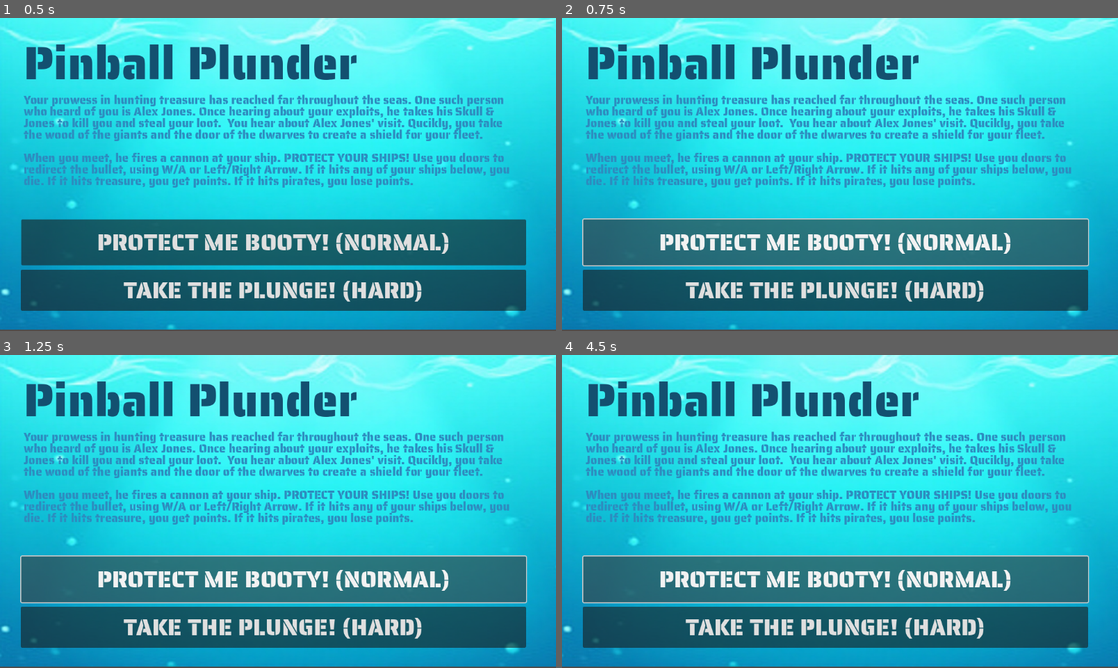
Above: before the commit, frames 1-4 (two rows, left to right).
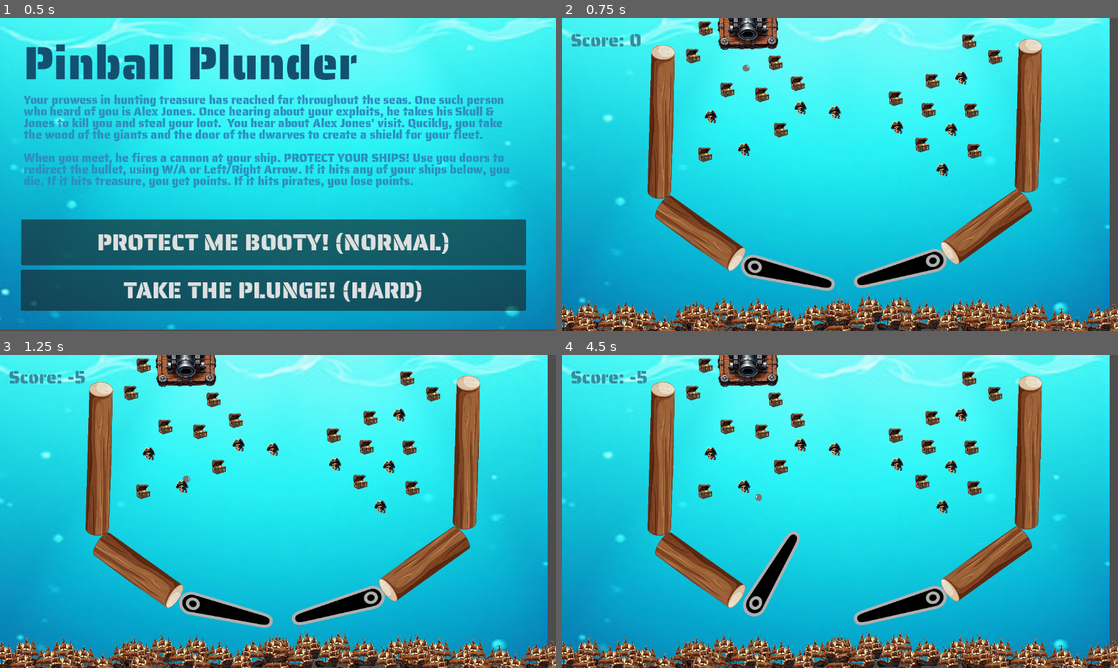
Above: after the commit, the same moments.

Repository: amodhakal/pinball-plunder
Game: Godot game, scene res://scenes/Title.tscn
Two runs of this game, one before a commit and one after it. Both use one fixed random seed, a clock stepped at 60 frames per second and the inputs below. Sound files missing from this copy of the repository are replaced by a short silence.
Inputs (mouse positions are in pixels of both pictures, inside the frame that each line leads up to):
- Up to frame 1 (0.5 s): no input
- Up to frame 2 (0.75 s): click "PROTECT ME BOOTY! (NORMAL)" at 0.5 s
- Up to frame 3 (1.25 s): no input
- Up to frame 4 (4.5 s): click (834, 580) at 1.25 s, where only the run before the commit has a clickable "PROTECT ME BOOTY! (NORMAL)"; click (834, 627) at 2 s, where only the run before the commit has a clickable "TAKE THE PLUNGE! (HARD)"; tap Enter at 2.75 s; hold D (flip_right) 2.78-3.5 s; click "PROTECT ME BOOTY! (NORMAL)" (after the commit: "Restart Game") at 3.5 s; tap Space at 4.25 s; hold A (flip_left) from 4.28 s (still down)

Frame 1 is identical in both runs. In frame 2, 55% of the frame differs, in the area x 0-100%, y 0-100%; in frame 3, 55%; in frame 4, 55%.
Error before the commit: Parse Error: Unexpected "[" in class body. (res://scenes/Game.tscn::GDScript_qwqy3:26)

Commit message:
Fix the previous PR

Diff:
--- a/scenes/Game.tscn
+++ b/scenes/Game.tscn
@@ -7,15 +7,12 @@
 [ext_resource type="Texture2D" uid="uid://bs67gss42v31x" path="res://assets/ball.png" id="5_4nvdx"]
 [ext_resource type="Script" path="res://scripts/right_flipper.gd" id="5_ds74c"]
 [ext_resource type="Texture2D" uid="uid://dchbodow31k6x" path="res://assets/ship.png" id="6_11a6p"]
-[ext_resource type="Texture2D" uid="uid://dg2dg4a88kmga" path="res://assets/cannon.png" id="8_3cfb1"]
 [ext_resource type="Script" path="res://scripts/left_flipper.gd" id="8_ifxht"]
 [ext_resource type="Texture2D" uid="uid://dou8vkm6u1mno" path="res://assets/log.png" id="9_5ktfj"]
 [ext_resource type="Texture2D" uid="uid://dxqxgxemh0xqh" path="res://assets/truecannon.png" id="9_y32yo"]
-[ext_resource type="Script" path="res://scenes/hard_cannon.gd" id="10_jvp2g"]
 [ext_resource type="PackedScene" uid="uid://v4rfn8tctwr6" path="res://components/treasure.tscn" id="10_b7dcs"]
 [ext_resource type="PackedScene" uid="uid://s405trtatv01" path="res://components/pirate.tscn" id="11_rfaa5"]
 [ext_resource type="FontFile" uid="uid://ccxcgubjyyj7l" path="res://fonts/SairaStencilOne-Regular.ttf" id="12_b8suw"]
-
 
 [sub_resource type="GDScript" id="GDScript_qwqy3"]
 script/source = "extends RigidBody2D
@@ -42,6 +39,7 @@
 		velocity.y = abs(velocity.y)  # Reverse Y direction (bounce down)
 	elif position.y > screen_rect.position.y + screen_rect.size.y:  # Ball goes beyond the bottom
 		velocity.y = -abs(velocity.y)  # Reverse Y direction (bounce up)
+"
 
 [sub_resource type="CircleShape2D" id="CircleShape2D_gfh5p"]
 radius = 7.0
@@ -55,13 +53,6 @@
 [sub_resource type="SegmentShape2D" id="SegmentShape2D_hmtb6"]
 a = Vector2(25.8662, -6.5527)
 b = Vector2(-280.15, -4.03076)
-
-[sub_resource type="RectangleShape2D" id="RectangleShape2D_csjai"]
-size = Vector2(1182, 7)
-
-[sub_resource type="SegmentShape2D" id="SegmentShape2D_m7vtm"]
-a = Vector2(-10, 308)
-b = Vector2(155, 420)
 
 [sub_resource type="SegmentShape2D" id="SegmentShape2D_hihjl"]
 a = Vector2(-137.994, 2.38458)
@@ -110,11 +101,11 @@
 metadata/name = "ball"
 
 [node name="CollisionShape2D" type="CollisionShape2D" parent="BallPhysics"]
-position = Vector2(629.5, 43.8607)
+position = Vector2(387.5, 27.8607)
 shape = SubResource("CircleShape2D_gfh5p")
 
 [node name="Ball" type="Sprite2D" parent="BallPhysics"]
-position = Vector2(629.5, 43.8607)
+position = Vector2(387.5, 27.8607)
 scale = Vector2(0.197369, 0.180545)
 texture = ExtResource("5_4nvdx")
 
@@ -128,7 +119,7 @@
 
 [node name="Ball" type="Sprite2D" parent="HardBallPhysics"]
 position = Vector2(396, 32)
-scale = Vector2(0.473684, 0.433307)
+scale = Vector2(0.197, 0.181)
 texture = ExtResource("5_4nvdx")
 
 [node name="LeftFlipper" type="RigidBody2D" parent="."]
@@ -185,24 +176,6 @@
 scale = Vector2(0.727046, 0.75775)
 shape = SubResource("RectangleShape2D_alcxu")
 
-[node name="Cannon" type="Sprite2D" parent="."]
-position = Vector2(569, 37)
-rotation = 0.0152637
-scale = Vector2(0.53525, -0.210176)
-texture = ExtResource("8_3cfb1")
-
-[node name="Timer" type="Timer" parent="Cannon"]
-process_callback = 0
-one_shot = true
-autostart = true
-
-[node name="CollisionShape2D2" type="CollisionShape2D" parent="TopWall"]
-position = Vector2(-1054.9, 2057.91)
-rotation = 1.58857
-scale = Vector2(3.84339, -4.47546)
-skew = -0.0046674
-shape = SubResource("RectangleShape2D_csjai")
-
 [node name="Logs" type="StaticBody2D" parent="."]
 
 [node name="LogSprite2" type="Sprite2D" parent="Logs"]
@@ -272,6 +245,261 @@
 scale = Vector2(0.128402, 0.116188)
 texture = ExtResource("6_11a6p")
 
+[node name="Ship2" type="Sprite2D" parent="Area2D"]
+position = Vector2(576, 612)
+scale = Vector2(0.128402, 0.116188)
+texture = ExtResource("6_11a6p")
+
+[node name="Ship4" type="Sprite2D" parent="Area2D"]
+position = Vector2(704, 605)
+scale = Vector2(-0.128, 0.116188)
+texture = ExtResource("6_11a6p")
+
+[node name="Ship5" type="Sprite2D" parent="Area2D"]
+position = Vector2(862, 610)
+scale = Vector2(0.128402, 0.116188)
+texture = ExtResource("6_11a6p")
+
+[node name="Ship8" type="Sprite2D" parent="Area2D"]
+position = Vector2(828, 614)
+scale = Vector2(-0.128, 0.116188)
+texture = ExtResource("6_11a6p")
+
+[node name="Ship11" type="Sprite2D" parent="Area2D"]
+position = Vector2(715, 634)
+scale = Vector2(0.128402, 0.116188)
+texture = ExtResource("6_11a6p")
+
+[node name="Ship12" type="Sprite2D" parent="Area2D"]
+position = Vector2(672, 621)
+scale = Vector2(0.128402, 0.116188)
+texture = ExtResource("6_11a6p")
+
+[node name="Ship15" type="Sprite2D" parent="Area2D"]
+position = Vector2(275.75, 619.089)
+scale = Vector2(0.128402, 0.116188)
+texture = ExtResource("6_11a6p")
+
+[node name="Ship16" type="Sprite2D" parent="Area2D"]
+position = Vector2(275.75, 619.089)
+scale = Vector2(-0.128, 0.116188)
+texture = ExtResource("6_11a6p")
+
+[node name="Ship17" type="Sprite2D" parent="Area2D"]
+position = Vector2(403.75, 612.089)
+scale = Vector2(0.128402, 0.116188)
+texture = ExtResource("6_11a6p")
+
+[node name="Ship18" type="Sprite2D" parent="Area2D"]
+position = Vector2(561.75, 617.089)
+scale = Vector2(0.128402, 0.116188)
+texture = ExtResource("6_11a6p")
+
+[node name="Ship19" type="Sprite2D" parent="Area2D"]
+position = Vector2(332.75, 611.089)
+scale = Vector2(0.128402, 0.116188)
+texture = ExtResource("6_11a6p")
+
+[node name="Ship20" type="Sprite2D" parent="Area2D"]
+position = Vector2(570.75, 642.089)
+scale = Vector2(0.128402, 0.116188)
+texture = ExtResource("6_11a6p")
+
+[node name="Ship21" type="Sprite2D" parent="Area2D"]
+position = Vector2(527.75, 621.089)
+scale = Vector2(-0.128, 0.116188)
+texture = ExtResource("6_11a6p")
+
+[node name="Ship22" type="Sprite2D" parent="Area2D"]
+position = Vector2(490.75, 643.089)
+scale = Vector2(0.128402, 0.116188)
+texture = ExtResource("6_11a6p")
+
+[node name="Ship23" type="Sprite2D" parent="Area2D"]
+position = Vector2(451.75, 626.089)
+scale = Vector2(0.128402, 0.116188)
+texture = ExtResource("6_11a6p")
+
+[node name="Ship24" type="Sprite2D" parent="Area2D"]
+position = Vector2(414.75, 641.089)
+scale = Vector2(-0.128, 0.116188)
+texture = ExtResource("6_11a6p")
+
+[node name="Ship25" type="Sprite2D" parent="Area2D"]
+position = Vector2(371.75, 628.089)
+scale = Vector2(0.128402, 0.116188)
+texture = ExtResource("6_11a6p")
+
+[node name="Ship26" type="Sprite2D" parent="Area2D"]
+position = Vector2(317.75, 636.089)
+scale = Vector2(-0.128, 0.116188)
+texture = ExtResource("6_11a6p")
+
+[node name="Ship27" type="Sprite2D" parent="Area2D"]
+position = Vector2(0.750153, 625.089)
+scale = Vector2(0.128402, 0.116188)
+texture = ExtResource("6_11a6p")
+
+[node name="Ship28" type="Sprite2D" parent="Area2D"]
+position = Vector2(0.750153, 625.089)
+scale = Vector2(0.128402, 0.116188)
+texture = ExtResource("6_11a6p")
+
+[node name="Ship29" type="Sprite2D" parent="Area2D"]
+position = Vector2(0.750153, 625.089)
+scale = Vector2(0.128402, 0.116188)
+texture = ExtResource("6_11a6p")
+
+[node name="Ship30" type="Sprite2D" parent="Area2D"]
+position = Vector2(128.75, 618.089)
+scale = Vector2(0.128402, 0.116188)
+texture = ExtResource("6_11a6p")
+
+[node name="Ship31" type="Sprite2D" parent="Area2D"]
+position = Vector2(286.75, 623.089)
+scale = Vector2(0.128402, 0.116188)
+texture = ExtResource("6_11a6p")
+
+[node name="Ship32" type="Sprite2D" parent="Area2D"]
+position = Vector2(57.7502, 617.089)
+scale = Vector2(-0.128, 0.116188)
+texture = ExtResource("6_11a6p")
+
+[node name="Ship34" type="Sprite2D" parent="Area2D"]
+position = Vector2(252.75, 627.089)
+scale = Vector2(0.128402, 0.116188)
+texture = ExtResource("6_11a6p")
+
+[node name="Ship35" type="Sprite2D" parent="Area2D"]
+position = Vector2(215.75, 649.089)
+scale = Vector2(-0.128, 0.116188)
+texture = ExtResource("6_11a6p")
+
+[node name="Ship36" type="Sprite2D" parent="Area2D"]
+position = Vector2(176.75, 632.089)
+scale = Vector2(-0.128, 0.116188)
+texture = ExtResource("6_11a6p")
+
+[node name="Ship39" type="Sprite2D" parent="Area2D"]
+position = Vector2(42.7502, 642.089)
+scale = Vector2(0.128402, 0.116188)
+texture = ExtResource("6_11a6p")
+
+[node name="Ship41" type="Sprite2D" parent="Area2D"]
+position = Vector2(855.75, 626.089)
+scale = Vector2(0.128402, 0.116188)
+texture = ExtResource("6_11a6p")
+
+[node name="Ship43" type="Sprite2D" parent="Area2D"]
+position = Vector2(983.75, 619.089)
+scale = Vector2(-0.128, 0.116188)
+texture = ExtResource("6_11a6p")
+
+[node name="Ship44" type="Sprite2D" parent="Area2D"]
+position = Vector2(1141.75, 624.089)
+scale = Vector2(0.128402, 0.116188)
+texture = ExtResource("6_11a6p")
+
+[node name="Ship45" type="Sprite2D" parent="Area2D"]
+position = Vector2(912.75, 618.089)
+scale = Vector2(-0.128, 0.116188)
+texture = ExtResource("6_11a6p")
+
+[node name="Ship46" type="Sprite2D" parent="Area2D"]
+position = Vector2(1150.75, 649.089)
+scale = Vector2(0.128402, 0.116188)
+texture = ExtResource("6_11a6p")
+
+[node name="Ship47" type="Sprite2D" parent="Area2D"]
+position = Vector2(1107.75, 628.089)
+scale = Vector2(0.128402, 0.116188)
+texture = ExtResource("6_11a6p")
+
+[node name="Ship3" type="Sprite2D" parent="Area2D"]
+position = Vector2(576, 612)
+scale = Vector2(-0.128, 0.116188)
+texture = ExtResource("6_11a6p")
+
+[node name="Ship6" type="Sprite2D" parent="Area2D"]
+position = Vector2(633, 604)
+scale = Vector2(0.128402, 0.116188)
+texture = ExtResource("6_11a6p")
+
+[node name="Ship7" type="Sprite2D" parent="Area2D"]
+position = Vector2(871, 635)
+scale = Vector2(0.128402, 0.116188)
+texture = ExtResource("6_11a6p")
+
+[node name="Ship9" type="Sprite2D" parent="Area2D"]
+position = Vector2(791, 636)
+scale = Vector2(0.128402, 0.116188)
+texture = ExtResource("6_11a6p")
+
+[node name="Ship10" type="Sprite2D" parent="Area2D"]
+position = Vector2(752, 619)
+scale = Vector2(0.128402, 0.116188)
+texture = ExtResource("6_11a6p")
+
+[node name="Ship13" type="Sprite2D" parent="Area2D"]
+position = Vector2(618, 629)
+scale = Vector2(0.128402, 0.116188)
+texture = ExtResource("6_11a6p")
+
+[node name="Ship14" type="Sprite2D" parent="Area2D"]
+position = Vector2(275.75, 619.089)
+scale = Vector2(0.128402, 0.116188)
+texture = ExtResource("6_11a6p")
+
+[node name="Ship33" type="Sprite2D" parent="Area2D"]
+position = Vector2(295.75, 648.089)
+scale = Vector2(-0.128, 0.116188)
+texture = ExtResource("6_11a6p")
+
+[node name="Ship37" type="Sprite2D" parent="Area2D"]
+position = Vector2(139.75, 647.089)
+scale = Vector2(-0.128, 0.116188)
+texture = ExtResource("6_11a6p")
+
+[node name="Ship38" type="Sprite2D" parent="Area2D"]
+position = Vector2(96.7502, 634.089)
+scale = Vector2(0.128402, 0.116188)
+texture = ExtResource("6_11a6p")
+
+[node name="Ship40" type="Sprite2D" parent="Area2D"]
+position = Vector2(855.75, 626.089)
+scale = Vector2(-0.128, 0.116188)
+texture = ExtResource("6_11a6p")
+
+[node name="Ship42" type="Sprite2D" parent="Area2D"]
+position = Vector2(855.75, 626.089)
+scale = Vector2(0.128402, 0.116188)
+texture = ExtResource("6_11a6p")
+
+[node name="Ship51" type="Sprite2D" parent="Area2D"]
+position = Vector2(951.75, 635.089)
+scale = Vector2(0.128402, 0.116188)
+texture = ExtResource("6_11a6p")
+
+[node name="Ship49" type="Sprite2D" parent="Area2D"]
+position = Vector2(1031.75, 633.089)
+scale = Vector2(0.128402, 0.116188)
+texture = ExtResource("6_11a6p")
+
+[node name="Ship48" type="Sprite2D" parent="Area2D"]
+position = Vector2(1070.75, 650.089)
+scale = Vector2(-0.128, 0.116188)
+texture = ExtResource("6_11a6p")
+
+[node name="Ship50" type="Sprite2D" parent="Area2D"]
+position = Vector2(994.75, 648.089)
+scale = Vector2(-0.128, 0.116188)
+texture = ExtResource("6_11a6p")
+
+[node name="Ship52" type="Sprite2D" parent="Area2D"]
+position = Vector2(897.75, 643.089)
+scale = Vector2(0.128402, 0.116188)
+texture = ExtResource("6_11a6p")
+
 [node name="DefaultCannon" type="Sprite2D" parent="."]
 position = Vector2(388, 13)
 rotation = -0.0166885
@@ -283,262 +511,6 @@
 rotation = 6.27443
 scale = Vector2(-0.311931, 0.265153)
 texture = ExtResource("9_y32yo")
-script = ExtResource("10_jvp2g")
-
-[node name="Ship2" type="Sprite2D" parent="Area2D"]
-position = Vector2(576, 612)
-scale = Vector2(0.128402, 0.116188)
-texture = ExtResource("6_11a6p")
-
-[node name="Ship4" type="Sprite2D" parent="Area2D"]
-position = Vector2(704, 605)
-scale = Vector2(-0.128, 0.116188)
-texture = ExtResource("6_11a6p")
-
-[node name="Ship5" type="Sprite2D" parent="Area2D"]
-position = Vector2(862, 610)
-scale = Vector2(0.128402, 0.116188)
-texture = ExtResource("6_11a6p")
-
-[node name="Ship8" type="Sprite2D" parent="Area2D"]
-position = Vector2(828, 614)
-scale = Vector2(-0.128, 0.116188)
-texture = ExtResource("6_11a6p")
-
-[node name="Ship11" type="Sprite2D" parent="Area2D"]
-position = Vector2(715, 634)
-scale = Vector2(0.128402, 0.116188)
-texture = ExtResource("6_11a6p")
-
-[node name="Ship12" type="Sprite2D" parent="Area2D"]
-position = Vector2(672, 621)
-scale = Vector2(0.128402, 0.116188)
-texture = ExtResource("6_11a6p")
-
-[node name="Ship15" type="Sprite2D" parent="Area2D"]
-position = Vector2(275.75, 619.089)
-scale = Vector2(0.128402, 0.116188)
-texture = ExtResource("6_11a6p")
-
-[node name="Ship16" type="Sprite2D" parent="Area2D"]
-position = Vector2(275.75, 619.089)
-scale = Vector2(-0.128, 0.116188)
-texture = ExtResource("6_11a6p")
-
-[node name="Ship17" type="Sprite2D" parent="Area2D"]
-position = Vector2(403.75, 612.089)
-scale = Vector2(0.128402, 0.116188)
-texture = ExtResource("6_11a6p")
-
-[node name="Ship18" type="Sprite2D" parent="Area2D"]
-position = Vector2(561.75, 617.089)
-scale = Vector2(0.128402, 0.116188)
-texture = ExtResource("6_11a6p")
-
-[node name="Ship19" type="Sprite2D" parent="Area2D"]
-position = Vector2(332.75, 611.089)
-scale = Vector2(0.128402, 0.116188)
-texture = ExtResource("6_11a6p")
-
-[node name="Ship20" type="Sprite2D" parent="Area2D"]
-position = Vector2(570.75, 642.089)
-scale = Vector2(0.128402, 0.116188)
-texture = ExtResource("6_11a6p")
-
-[node name="Ship21" type="Sprite2D" parent="Area2D"]
-position = Vector2(527.75, 621.089)
-scale = Vector2(-0.128, 0.116188)
-texture = ExtResource("6_11a6p")
-
-[node name="Ship22" type="Sprite2D" parent="Area2D"]
-position = Vector2(490.75, 643.089)
-scale = Vector2(0.128402, 0.116188)
-texture = ExtResource("6_11a6p")
-
-[node name="Ship23" type="Sprite2D" parent="Area2D"]
-position = Vector2(451.75, 626.089)
-scale = Vector2(0.128402, 0.116188)
-texture = ExtResource("6_11a6p")
-
-[node name="Ship24" type="Sprite2D" parent="Area2D"]
-position = Vector2(414.75, 641.089)
-scale = Vector2(-0.128, 0.116188)
-texture = ExtResource("6_11a6p")
-
-[node name="Ship25" type="Sprite2D" parent="Area2D"]
-position = Vector2(371.75, 628.089)
-scale = Vector2(0.128402, 0.116188)
-texture = ExtResource("6_11a6p")
-
-[node name="Ship26" type="Sprite2D" parent="Area2D"]
-position = Vector2(317.75, 636.089)
-scale = Vector2(-0.128, 0.116188)
-texture = ExtResource("6_11a6p")
-
-[node name="Ship27" type="Sprite2D" parent="Area2D"]
-position = Vector2(0.750153, 625.089)
-scale = Vector2(0.128402, 0.116188)
-texture = ExtResource("6_11a6p")
-
-[node name="Ship28" type="Sprite2D" parent="Area2D"]
-position = Vector2(0.750153, 625.089)
-scale = Vector2(0.128402, 0.116188)
-texture = ExtResource("6_11a6p")
-
-[node name="Ship29" type="Sprite2D" parent="Area2D"]
-position = Vector2(0.750153, 625.089)
-scale = Vector2(0.128402, 0.116188)
-texture = ExtResource("6_11a6p")
-
-[node name="Ship30" type="Sprite2D" parent="Area2D"]
-position = Vector2(128.75, 618.089)
-scale = Vector2(0.128402, 0.116188)
-texture = ExtResource("6_11a6p")
-
-[node name="Ship31" type="Sprite2D" parent="Area2D"]
-position = Vector2(286.75, 623.089)
-scale = Vector2(0.128402, 0.116188)
-texture = ExtResource("6_11a6p")
-
-[node name="Ship32" type="Sprite2D" parent="Area2D"]
-position = Vector2(57.7502, 617.089)
-scale = Vector2(-0.128, 0.116188)
-texture = ExtResource("6_11a6p")
-
-[node name="Ship34" type="Sprite2D" parent="Area2D"]
-position = Vector2(252.75, 627.089)
-scale = Vector2(0.128402, 0.116188)
-texture = ExtResource("6_11a6p")
-
-[node name="Ship35" type="Sprite2D" parent="Area2D"]
-position = Vector2(215.75, 649.089)
-scale = Vector2(-0.128, 0.116188)
-texture = ExtResource("6_11a6p")
-
-[node name="Ship36" type="Sprite2D" parent="Area2D"]
-position = Vector2(176.75, 632.089)
-scale = Vector2(-0.128, 0.116188)
-texture = ExtResource("6_11a6p")
-
-[node name="Ship39" type="Sprite2D" parent="Area2D"]
-position = Vector2(42.7502, 642.089)
-scale = Vector2(0.128402, 0.116188)
-texture = ExtResource("6_11a6p")
-
-[node name="Ship41" type="Sprite2D" parent="Area2D"]
-position = Vector2(855.75, 626.089)
-scale = Vector2(0.128402, 0.116188)
-texture = ExtResource("6_11a6p")
-
-[node name="Ship43" type="Sprite2D" parent="Area2D"]
-position = Vector2(983.75, 619.089)
-scale = Vector2(-0.128, 0.116188)
-texture = ExtResource("6_11a6p")
-
-[node name="Ship44" type="Sprite2D" parent="Area2D"]
-position = Vector2(1141.75, 624.089)
-scale = Vector2(0.128402, 0.116188)
-texture = ExtResource("6_11a6p")
-
-[node name="Ship45" type="Sprite2D" parent="Area2D"]
-position = Vector2(912.75, 618.089)
-scale = Vector2(-0.128, 0.116188)
-texture = ExtResource("6_11a6p")
-
-[node name="Ship46" type="Sprite2D" parent="Area2D"]
-position = Vector2(1150.75, 649.089)
-scale = Vector2(0.128402, 0.116188)
-texture = ExtResource("6_11a6p")
-
-[node name="Ship47" type="Sprite2D" parent="Area2D"]
-position = Vector2(1107.75, 628.089)
-scale = Vector2(0.128402, 0.116188)
-texture = ExtResource("6_11a6p")
-
-[node name="Ship3" type="Sprite2D" parent="Area2D"]
-position = Vector2(576, 612)
-scale = Vector2(-0.128, 0.116188)
-texture = ExtResource("6_11a6p")
-
-[node name="Ship6" type="Sprite2D" parent="Area2D"]
-position = Vector2(633, 604)
-scale = Vector2(0.128402, 0.116188)
-texture = ExtResource("6_11a6p")
-
-[node name="Ship7" type="Sprite2D" parent="Area2D"]
-position = Vector2(871, 635)
-scale = Vector2(0.128402, 0.116188)
-texture = ExtResource("6_11a6p")
-
-[node name="Ship9" type="Sprite2D" parent="Area2D"]
-position = Vector2(791, 636)
-scale = Vector2(0.128402, 0.116188)
-texture = ExtResource("6_11a6p")
-
-[node name="Ship10" type="Sprite2D" parent="Area2D"]
-position = Vector2(752, 619)
-scale = Vector2(0.128402, 0.116188)
-texture = ExtResource("6_11a6p")
-
-[node name="Ship13" type="Sprite2D" parent="Area2D"]
-position = Vector2(618, 629)
-scale = Vector2(0.128402, 0.116188)
-texture = ExtResource("6_11a6p")
-
-[node name="Ship14" type="Sprite2D" parent="Area2D"]
-position = Vector2(275.75, 619.089)
-scale = Vector2(0.128402, 0.116188)
-texture = ExtResource("6_11a6p")
-
-[node name="Ship33" type="Sprite2D" parent="Area2D"]
-position = Vector2(295.75, 648.089)
-scale = Vector2(-0.128, 0.116188)
-texture = ExtResource("6_11a6p")
-
-[node name="Ship37" type="Sprite2D" parent="Area2D"]
-position = Vector2(139.75, 647.089)
-scale = Vector2(-0.128, 0.116188)
-texture = ExtResource("6_11a6p")
-
-[node name="Ship38" type="Sprite2D" parent="Area2D"]
-position = Vector2(96.7502, 634.089)
-scale = Vector2(0.128402, 0.116188)
-texture = ExtResource("6_11a6p")
-
-[node name="Ship40" type="Sprite2D" parent="Area2D"]
-position = Vector2(855.75, 626.089)
-scale = Vector2(-0.128, 0.116188)
-texture = ExtResource("6_11a6p")
-
-[node name="Ship42" type="Sprite2D" parent="Area2D"]
-position = Vector2(855.75, 626.089)
-scale = Vector2(0.128402, 0.116188)
-texture = ExtResource("6_11a6p")
-
-[node name="Ship51" type="Sprite2D" parent="Area2D"]
-position = Vector2(951.75, 635.089)
-scale = Vector2(0.128402, 0.116188)
-texture = ExtResource("6_11a6p")
-
-[node name="Ship49" type="Sprite2D" parent="Area2D"]
-position = Vector2(1031.75, 633.089)
-scale = Vector2(0.128402, 0.116188)
-texture = ExtResource("6_11a6p")
-
-[node name="Ship48" type="Sprite2D" parent="Area2D"]
-position = Vector2(1070.75, 650.089)
-scale = Vector2(-0.128, 0.116188)
-texture = ExtResource("6_11a6p")
-
-[node name="Ship50" type="Sprite2D" parent="Area2D"]
-position = Vector2(994.75, 648.089)
-scale = Vector2(-0.128, 0.116188)
-texture = ExtResource("6_11a6p")
-
-[node name="Ship52" type="Sprite2D" parent="Area2D"]
-position = Vector2(897.75, 643.089)
-scale = Vector2(0.128402, 0.116188)
-texture = ExtResource("6_11a6p")
 
 [node name="TopWall" type="StaticBody2D" parent="."]
 
@@ -660,5 +632,9 @@
 label_settings = SubResource("LabelSettings_oqx6s")
 horizontal_alignment = 1
 
-[connection signal="timeout" from="Cannon/Timer" to="." method="_on_timer_timeout"]
+[node name="Timer" type="Timer" parent="."]
+one_shot = true
+autostart = true
+
 [connection signal="body_entered" from="Area2D" to="." method="_on_area_2d_body_entered"]
+[connection signal="timeout" from="Timer" to="." method="_on_timer_timeout"]
--- a/scenes/hard_cannon.gd
+++ /dev/null
@@ -1,9 +0,0 @@
-extends Sprite2D
-
-func _ready() -> void:
-	# If the gamemode is normal, remove the sprite node entirely.
-	if Globals.gamemode == "normal":
-		queue_free()
-
-func _process(delta: float) -> void:
-	pass  # Other frame-by-frame code can go here.
--- a/scripts/Game.gd
+++ b/scripts/Game.gd
@@ -1,13 +1,19 @@
 extends Node
 
 @onready var ball = $BallPhysics
+@onready var hardBall = $HardBallPhysics
 @onready var left_flipper = $LeftFlipper
 @onready var right_flipper = $RightFlipper
-@onready var cannon = $Cannon
+@onready var cannon = $DefaultCannon
+@onready var hardCannon = $HardCannon
 @onready var PointsLabel = $Points2
+@onready var timer = $Timer
 var defeatLvl = "res://scenes/Defeat.tscn"
 
 func _process(delta: float) -> void:
+	if Globals.gamemode == "normal":
+		hardCannon.visible = false
+
 	PointsLabel.text = "Score: " + str(PointManager.getPoints())
 
 func _input(event):
@@ -23,11 +29,16 @@
 
 
 func _on_area_2d_body_entered(body: Node2D) -> void:
-	if ( body == ball):
+	if Globals.gamemode == "normal" && body == ball:
+		get_tree().change_scene_to_file(defeatLvl)
+		return
+
+	if body == ball or body == hardBall:
 		get_tree().change_scene_to_file(defeatLvl)
 
 
 
 func _on_timer_timeout() -> void:
 	cannon.visible = false
-	pass # Replace with function body.
+	if hardCannon.visible:
+		hardCannon.visible = false
Not shown: 1 places in scenes/Game.tscn that only renumber resources
